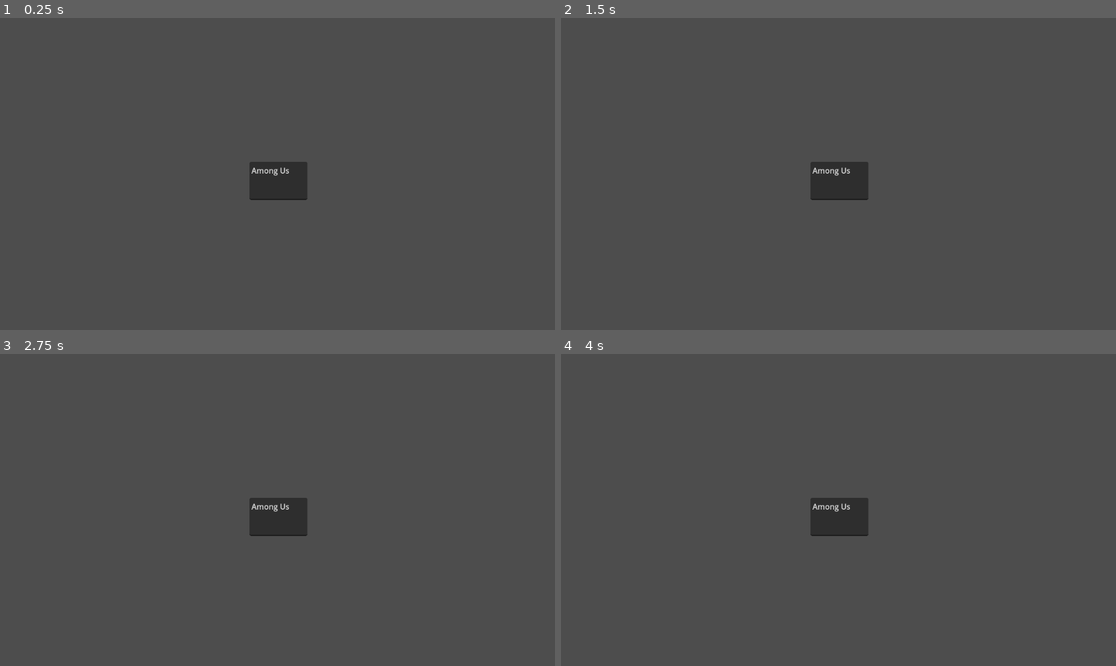
Above: before the commit, frames 1-4 (two rows, left to right).
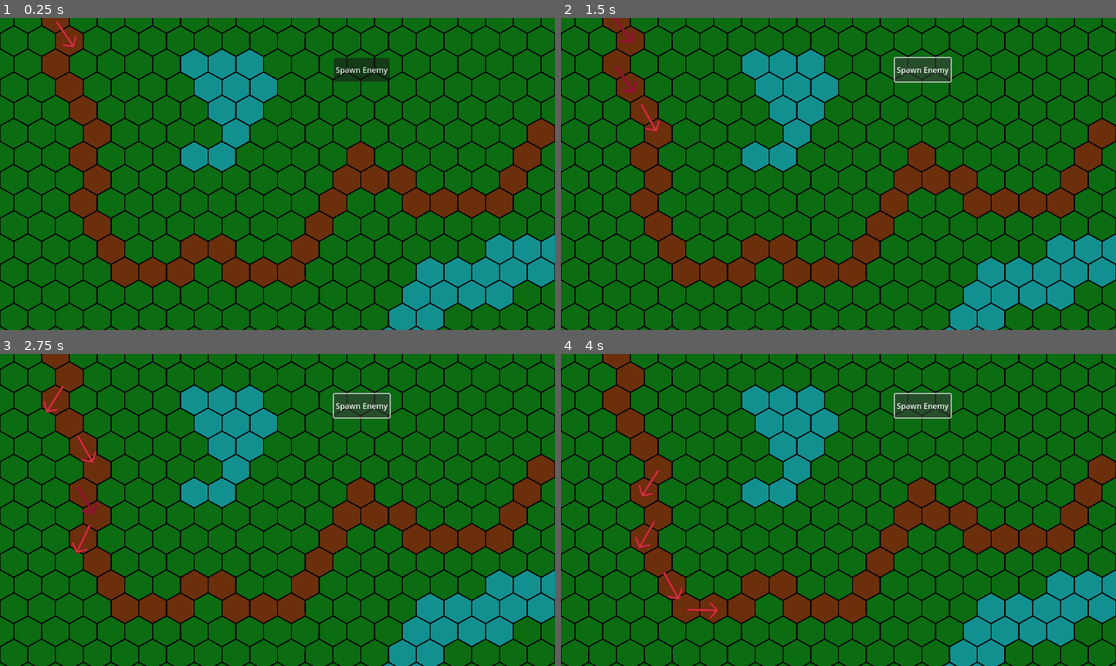
Above: after the commit, the same moments.

Repository: Chelan506/GMTKtest
Game: Godot game, scene res://test scene.tscn
Two runs of this game, one before a commit and one after it. Both use one fixed random seed, a clock stepped at 60 frames per second and the inputs below. Before the commit the project has no main scene; this scene is started directly in both runs.
Inputs (mouse positions are in pixels of both pictures, inside the frame that each line leads up to):
- Up to frame 1 (0.25 s): no input
- Up to frame 2 (1.5 s): click (921, 71) at 0.5 s, where only the run after the commit has a clickable "Spawn Enemy"; click (921, 71) at 1.25 s, where only the run after the commit has a clickable "Spawn Enemy"
- Up to frame 3 (2.75 s): click (360, 407) at 2 s, where only the run after the commit has a clickable "Spawn Enemy"
- Up to frame 4 (4 s): no input

The runs differ from the first frame. In frame 1, 100% of the frame differs, in the area x 0-100%, y 0-100%; in frame 2, 100%; in frame 3, 100%; in frame 4, 100%.

Commit message:
Add files via upload
Basic enemy spawing/pathing system

Diff:
--- /dev/null
+++ b/gmtk test/EnemyPathFollow.gd
@@ -0,0 +1,20 @@
+extends PathFollow2D
+
+@export var enemy_scene: PackedScene
+
+# Called when the node enters the scene tree for the first time.
+func _ready():
+	progress_ratio = 0
+
+
+# Called every frame. 'delta' is the elapsed time since the previous frame.
+func _process(delta):
+	progress_ratio += 0.0005
+	pass
+
+#spawn an enemy and move it along the path
+func _on_button_pressed():
+	var enemy = enemy_scene.instantiate()
+	enemy.position = Vector2(0,0)
+
+	add_child(enemy)
--- /dev/null
+++ b/gmtk test/Path2D.gd
@@ -0,0 +1,17 @@
+extends Path2D
+
+@export var enemy_scene: PackedScene
+
+# Called when the node enters the scene tree for the first time.
+func _ready():
+	pass # Replace with function body.
+
+
+# Called every frame. 'delta' is the elapsed time since the previous frame.
+func _process(delta):
+	pass
+
+#spawn enemy (test function)
+func _on_button_pressed():
+	var enemy = enemy_scene.instantiate()
+	add_child(enemy)
--- /dev/null
+++ b/gmtk test/enemy.gd
@@ -0,0 +1,24 @@
+extends PathFollow2D
+
+#declare
+var speed = 0.05
+var health = 10 #unused
+
+# Called when the node enters the scene tree for the first time.
+func _ready():
+	$AnimatedSprite2D.play()
+
+# Called every frame. 'delta' is the elapsed time since the previous frame.
+func _process(delta):
+	progress_ratio += speed * delta
+
+#TODO connect this to something
+func take_damage(damage):
+	health -= damage
+	if health < 1:
+		queue_free()
+
+#delete enemy when it leaves screen
+func _on_visible_on_screen_notifier_2d_screen_exited():
+	#TODO player should take "damage" when enemy ges through
+	queue_free()
--- /dev/null
+++ b/gmtk test/enemy.tscn
@@ -0,0 +1,32 @@
+[gd_scene load_steps=5 format=3 uid="uid://c30vjqlq0dgnl"]
+
+[ext_resource type="Texture2D" uid="uid://bcmql6qqwpmbg" path="res://Art/enemy1.png" id="1_7xlvt"]
+[ext_resource type="Script" path="res://enemy.gd" id="1_8huh4"]
+[ext_resource type="Texture2D" uid="uid://b6tfsmqa8u1mv" path="res://Art/enemy2.png" id="2_4tldk"]
+
+[sub_resource type="SpriteFrames" id="SpriteFrames_ar4et"]
+animations = [{
+"frames": [{
+"duration": 1.0,
+"texture": ExtResource("1_7xlvt")
+}, {
+"duration": 1.0,
+"texture": ExtResource("2_4tldk")
+}],
+"loop": true,
+"name": &"default",
+"speed": 5.0
+}]
+
+[node name="Enemy" type="PathFollow2D"]
+script = ExtResource("1_8huh4")
+metadata/_edit_group_ = true
+
+[node name="AnimatedSprite2D" type="AnimatedSprite2D" parent="."]
+rotation = 3.14159
+scale = Vector2(0.5, 0.5)
+sprite_frames = SubResource("SpriteFrames_ar4et")
+
+[node name="VisibleOnScreenNotifier2D" type="VisibleOnScreenNotifier2D" parent="AnimatedSprite2D"]
+
+[connection signal="screen_exited" from="AnimatedSprite2D/VisibleOnScreenNotifier2D" to="." method="_on_visible_on_screen_notifier_2d_screen_exited"]
--- a/gmtk test/project.godot
+++ b/gmtk test/project.godot
@@ -11,6 +11,7 @@
 [application]
 
 config/name="GMTK jam test 2023-06-04"
+run/main_scene="res://test scene.tscn"
 config/features=PackedStringArray("4.0", "GL Compatibility")
 config/icon="res://icon.svg"
 
--- /dev/null
+++ b/gmtk test/test scene.gd
@@ -0,0 +1,11 @@
+extends TextureRect
+
+@export var enemy_scene: PackedScene
+
+# Called when the node enters the scene tree for the first time.
+func _ready():
+	pass
+
+# Called every frame. 'delta' is the elapsed time since the previous frame.
+func _process(delta):
+	pass
--- a/gmtk test/test scene.tscn
+++ b/gmtk test/test scene.tscn
@@ -1,8 +1,38 @@
-[gd_scene format=3 uid="uid://85sw335enqs0"]
+[gd_scene load_steps=5 format=3 uid="uid://85sw335enqs0"]
 
-[node name="TextEdit" type="TextEdit"]
-offset_left = 518.0
-offset_top = 299.0
-offset_right = 638.0
-offset_bottom = 378.0
-text = "Among Us"
+[ext_resource type="Texture2D" uid="uid://cdjnm7m7os2ay" path="res://Art/BackroundMap.png" id="1_7ctee"]
+[ext_resource type="Script" path="res://Path2D.gd" id="2_fjql1"]
+[ext_resource type="PackedScene" uid="uid://c30vjqlq0dgnl" path="res://enemy.tscn" id="2_knqjg"]
+
+[sub_resource type="Curve2D" id="Curve2D_efgi0"]
+_data = {
+"points": PackedVector2Array(0, 0, 0, 0, 113, 1, 0, 0, 0, 0, 144, 46, 0, 0, 0, 0, 112, 97, 0, 0, 0, 0, 144, 144, 0, 0, 0, 0, 174, 192, 0, 0, 0, 0, 202, 242, 0, 0, 0, 0, 171, 291, 0, 0, 0, 0, 199, 340, 0, 0, 0, 0, 172, 386, 0, 0, 0, 0, 200, 432, 0, 0, 0, 0, 229, 481, 0, 0, 0, 0, 257, 531, 0, 0, 0, 0, 313, 532, 0, 0, 0, 0, 376, 532, 0, 0, 0, 0, 401, 483, 0, 0, 0, 0, 464, 481, 0, 0, 0, 0, 487, 523, 0, 0, 0, 0, 548, 530, 0, 0, 0, 0, 603, 530, 0, 0, 0, 0, 749, 289, 0, 0, 0, 0, 778, 338, 0, 0, 0, 0, 833, 336, 0, 0, 0, 0, 856, 375, 0, 0, 0, 0, 1039, 390, 0, 0, 0, 0, 1122, 243, 0, 0, 0, 0, 1185, 239, 0, 0, 0, 0, 1194, -54, 0, 0, 0, 0, 112, -45, 0, 0, 0, 0, 113, -2, 0, 0, 0, 0, 113, 1)
+}
+point_count = 30
+
+[node name="BackgroundMap" type="TextureRect"]
+anchors_preset = 15
+anchor_right = 1.0
+anchor_bottom = 1.0
+grow_horizontal = 2
+grow_vertical = 2
+texture = ExtResource("1_7ctee")
+
+[node name="Path2D" type="Path2D" parent="."]
+curve = SubResource("Curve2D_efgi0")
+script = ExtResource("2_fjql1")
+enemy_scene = ExtResource("2_knqjg")
+
+[node name="PathFollow2D" parent="Path2D" instance=ExtResource("2_knqjg")]
+position = Vector2(113, 1)
+rotation = 0.967566
+
+[node name="Button" type="Button" parent="."]
+layout_mode = 0
+offset_left = 693.0
+offset_top = 83.0
+offset_right = 809.0
+offset_bottom = 132.0
+text = "Spawn Enemy"
+
+[connection signal="pressed" from="Button" to="Path2D" method="_on_button_pressed"]
Binary file added: gmtk test/Art/BackroundMap.png
Not shown, added: gmtk test/Art/BackroundMap.png.import
Binary file added: gmtk test/Art/enemy1.png
Not shown, added: gmtk test/Art/enemy1.png.import
Binary file added: gmtk test/Art/enemy2.png
Not shown, added: gmtk test/Art/enemy2.png.import
